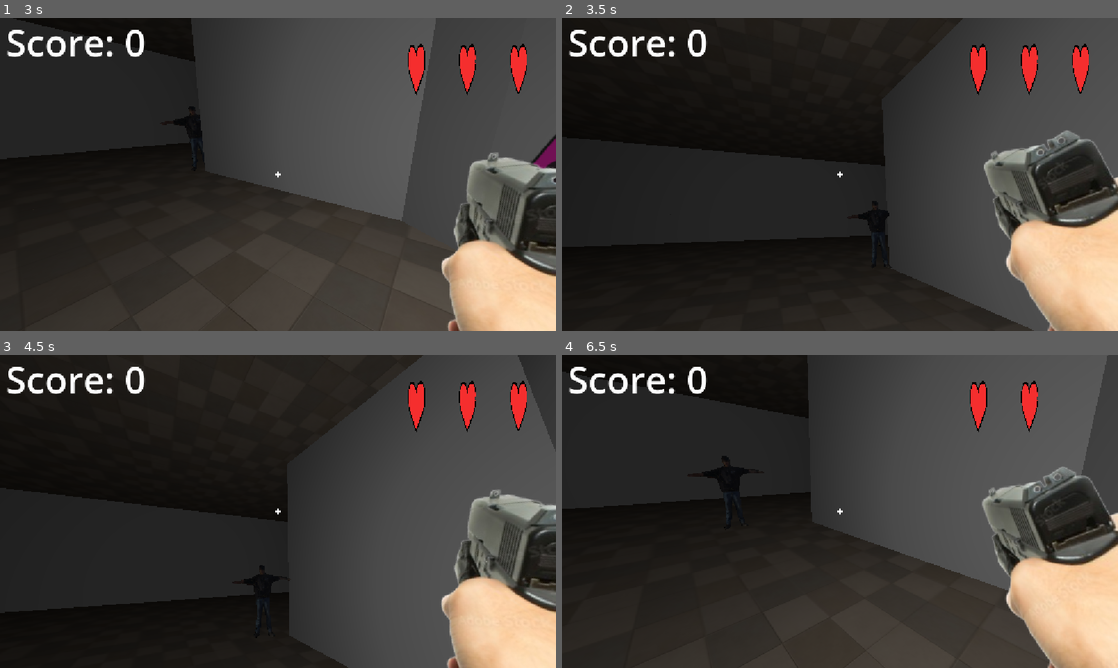
Above: before the commit, frames 1-4 (two rows, left to right).
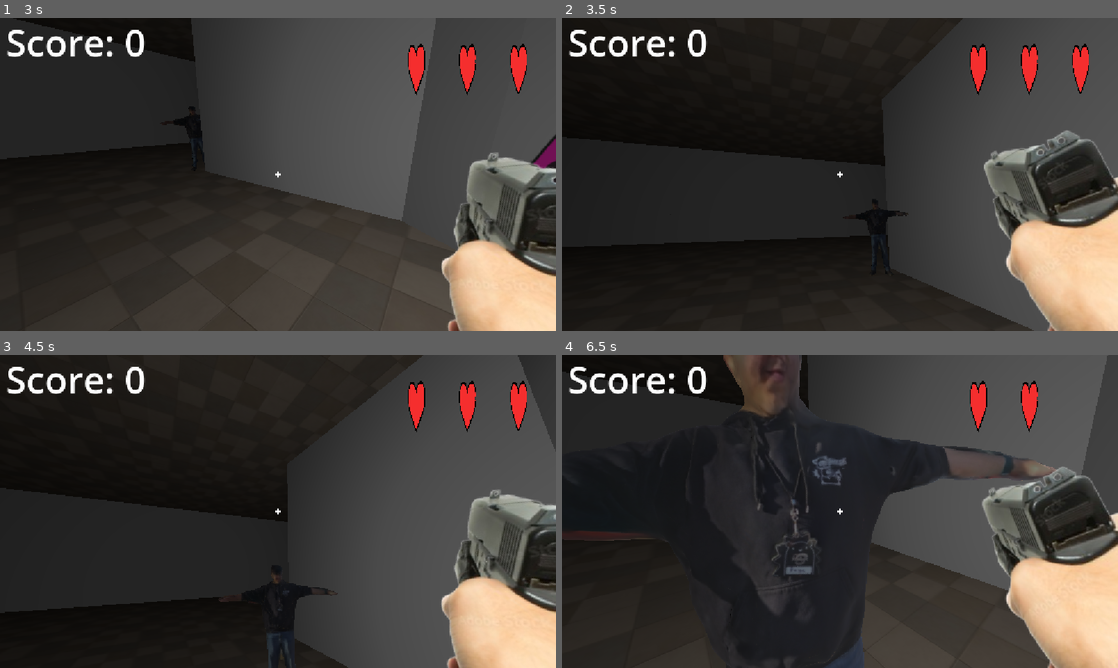
Above: after the commit, the same moments.

Repository: DaneyLmao/fight-a-mole
Game: Godot game, scene res://sprite_2d.tscn
Same seed, same stepped clock (60 frames per second), same inputs: the game is played once before the commit and once after it.
Inputs (mouse positions are in pixels of both pictures, inside the frame that each line leads up to):
- Up to frame 1 (3 s): tap Enter (ui_accept) at 0.5 s; move the mouse to (400, 158) at 0.52 s; hold Right (ui_right) 0.53-1.25 s; tap A (a) at 0.6 s; click (400, 158) at 0.67 s; tap Space (jump) at 0.77 s; tap D (d) at 0.8 s; drag from (166, 190) to (250, 237) at 1.27 s; move the mouse to (333, 105) at 2.02 s; hold Right (ui_right) 2.03-2.75 s; tap S (s) at 2.1 s; tap W (w) at 2.3 s; drag from (250, 237) to (111, 127) at 2.77 s
- Up to frame 2 (3.5 s): no input
- Up to frame 3 (4.5 s): move the mouse to (444, 558) at 3.52 s; hold Left (ui_left) 3.53-4.25 s; tap A (a) at 3.6 s; tap Space (jump) at 3.77 s; tap D (d) at 3.8 s; drag from (111, 464) to (194, 433) at 4.27 s
- Up to frame 4 (6.5 s): move the mouse to (867, 511) at 5.02 s; hold Down 5.03-5.75 s; hold ` (damage) 5.03-5.75 s; click (867, 511) at 5.17 s; tap W (w) at 5.3 s; drag from (756, 433) to (728, 527) at 5.77 s

Frame 1 is identical in both runs. In frame 2, less than 0.1% of the frame differs, in the area x 52-63%, y 58-80%; in frame 3, 0.6%; in frame 4, 12%, in the area x 0-89%, y 0-100%.

Commit message:
update

Diff:
--- a/3D.tscn
+++ b/3D.tscn
@@ -31,7 +31,9 @@
 
 [sub_resource type="CapsuleShape3D" id="CapsuleShape3D_pm6lt"]
 radius = 0.67285156
-height = 4.1467285
+height = 4.8581924
+
+[sub_resource type="ShaderMaterial" id="ShaderMaterial_d2l6o"]
 
 [node name="Node" type="Node" unique_id=1214921645]
 
@@ -235,10 +237,15 @@
 transform = Transform3D(4, 0, 0, 0, 3.994518, 0.20934384, 0, -0.20934384, 3.994518, 0, 0, 0)
 
 [node name="CollisionShape3D" type="CollisionShape3D" parent="CharacterBody3D" unique_id=1109406893]
-transform = Transform3D(0.819, 0, 0, 0, 0.81, 0, 0, 0, 0.816, -0.105648935, 1.6610703, 0.23553908)
+transform = Transform3D(0.819, 0, 0, 0, 0.81, 0, 0, 0, 0.816, -0.105648935, 2.0477948, 0.23553908)
 shape = SubResource("CapsuleShape3D_pm6lt")
 
 [node name="RayCast3D" type="RayCast3D" parent="CharacterBody3D" unique_id=1537555555]
+
+[node name="Paya Bossman Hitbox" type="CSGBox3D" parent="CharacterBody3D" unique_id=1083480524]
+transform = Transform3D(4, 0, 0, 0, 3.994518, 0.20934384, 0, -0.20934384, 3.994518, -0.10952824, 1.8150265, 0.20364177)
+size = Vector3(0.20880127, 0.88597107, 0.175354)
+material = SubResource("ShaderMaterial_d2l6o")
 
 [node name="CanvasLayer" type="CanvasLayer" parent="." unique_id=1858504505]
 
--- a/bad.gd
+++ b/bad.gd
@@ -2,8 +2,8 @@
 
 @export var move_speed: float = 4.5
 @export var strafe_speed: float = 3.0
-@export var max_attack_range: float = 12.0 # Starts strafing within 12 meters
-@export var min_retreat_range: float = 5.0 # Backs up if player is within 5 meters
+@export var max_attack_range: float = 0.0 # Starts strafing within 12 meters
+@export var min_retreat_range: float = 0.0 # Backs up if player is within 5 meters
 
 @onready var line_of_sight: RayCast3D = $RayCast3D
 
